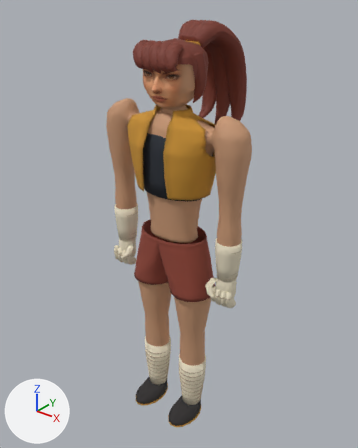
What one commit did to the glTF model dist/assets/models/tala-design02.glb.
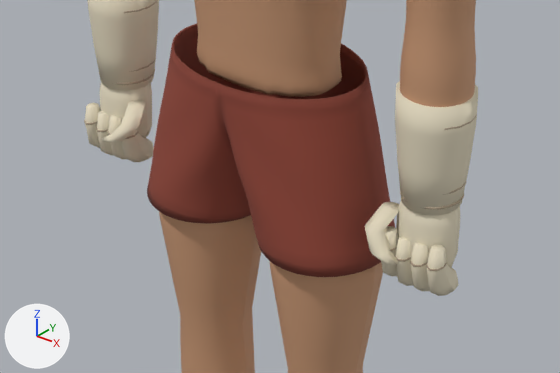
There are two pictures of each version: one whole from a camera (50 mm lens) standing at (1.97, -2.4, 3.12) and looking at (-0.07, 0.14, 1.54), one close up on the part from 24% to 75% of the width and 47% to 74% of the height. Every picture has the same lights, and +X, +Y and +Z are marked at lower left. The last two pictures show the newer version. Vertices at exactly the same position are counted once.

Names of what the first close-up shows: 'Design02_ear', 'Design02_shorts', 'Design02_upper_body', 'Finger_wrap_crease', 'Palm.L'.
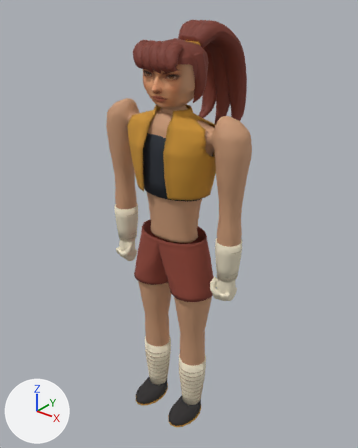
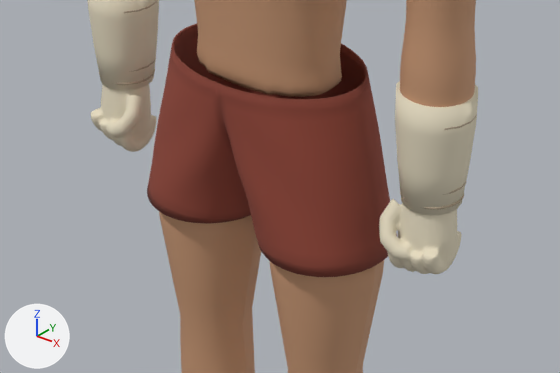
Patch to the scene script:
```diff
--- a/dist/assets/models/tala-design02.glb.py
+++ b/dist/assets/models/tala-design02.glb.py
@@ me_palm_l @@
 # used by ob_palm_l; location = (0.0, 0.0, 0.0)
-me_palm_l.from_pydata(...)  # 752 vertices, 1440 faces; spans x -0.54..0.54, y -0.13..0.11, z 0.11..1.63
+me_palm_l.from_pydata(...)  # 256 vertices, 496 faces; spans x -0.54..0.54, y -0.1..0.11, z 0.11..1.63
+# me_palm_l part 1: 12 loose pieces with 496 vertices, spanning x -0.54..0.54, y -0.13..0.06, z 1.15..1.39, are deleted
 me_palm_l.materials.append(mat_wrap)
@@ me_fist_palm_r @@
+me_fist_palm_r.from_pydata(...)  # 5247 vertices, 10494 faces; spans x 0.365..0.522, y -0.096..0.054, z 1.182..1.391
+me_fist_palm_r.materials.append(mat_wrap)  # pale yellow #e7ddc3
@@ me_fist_palm_l @@
+me_fist_palm_l.from_pydata(...)  # 5251 vertices, 10502 faces; spans x -0.522..-0.365, y -0.096..0.054, z 1.182..1.391
+me_fist_palm_l.materials.append(mat_wrap)  # pale yellow #e7ddc3
@@ ob_design02_fist_r @@
+ob_design02_fist_r = bpy.data.objects.new('Design02_fist.R', me_fist_palm_r)
+ob_design02_fist_r.location = (0.0, 0.0, 0.0)
@@ ob_design02_fist_l @@
+ob_design02_fist_l = bpy.data.objects.new('Design02_fist.L', me_fist_palm_l)
+ob_design02_fist_l.location = (0.0, 0.0, 0.0)
```

Changed parts and their boxes (x1, y1, x2, y2) in the close-ups (560 x 373 px):
'Palm.L', reshaped: before (85, 0, 478, 296); after (87, 0, 478, 216)
'Design02_fist.R', added: after (379, 199, 462, 274)
'Design02_fist.L', added: after (91, 84, 156, 152)
part 1 of me_palm_l, deleted: before (85, 82, 461, 296)
